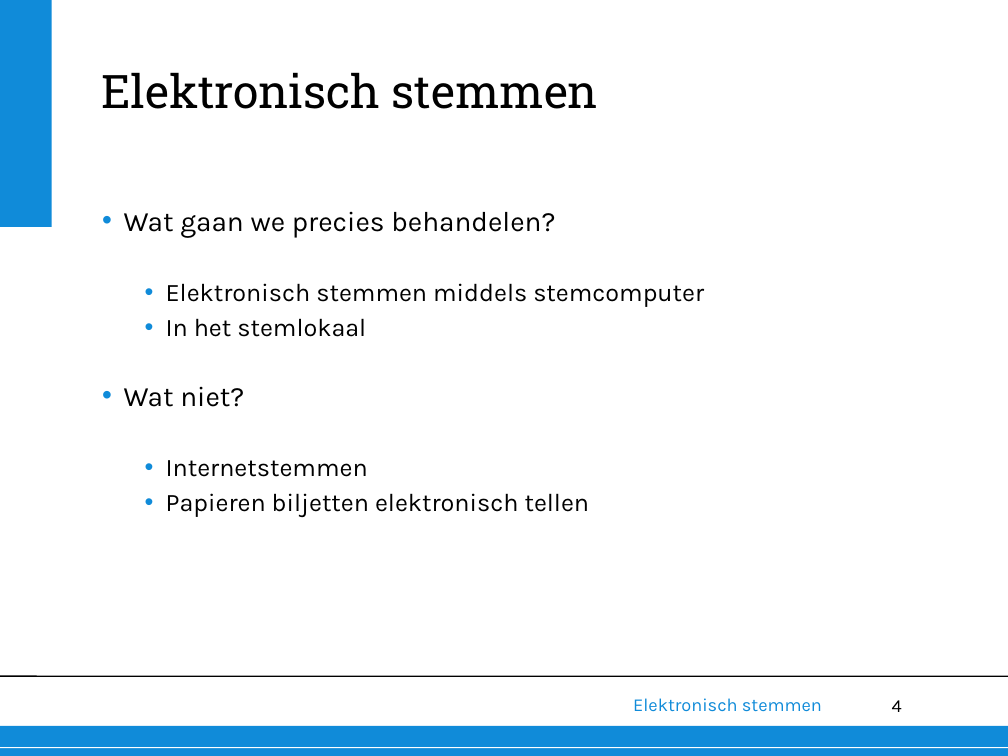
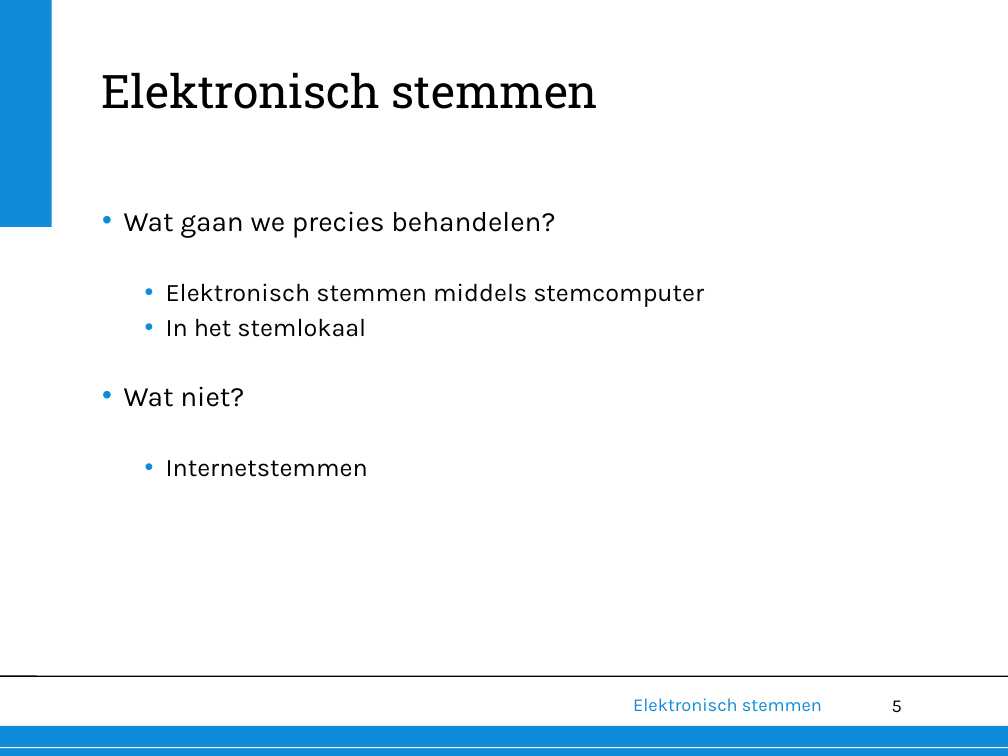
Before and after one commit to deazurain/ethiek, a slide deck: slide 5 of presentatie/presentatie.pptx (slide 4 before the commit). Drawn at 1008x756 pixels with LibreOffice and Linux fonts; fonts in the diff are those of the drawing; background and template pictures are left out. Boxes give left, top, right and bottom in pixels: in the first picture for what was removed or moved away, otherwise in the second. Text is boxed around its words. In the diff, an @@ line names an element or a change of style, - is before the commit and + after.

```diff
--- a/presentatie/presentatie.pptx
+++ b/presentatie/presentatie.pptx
@@ text at (x1=166, y1=493, x2=590, y2=517): paragraph removed @@
-  • Papieren biljetten elektronisch tellen
@@ page number at (x1=892, y1=700, x2=902, y2=713): text changed @@
-4
+5
```
Also in this commit, not shown: 2 other slides changed, 1 slide added.
